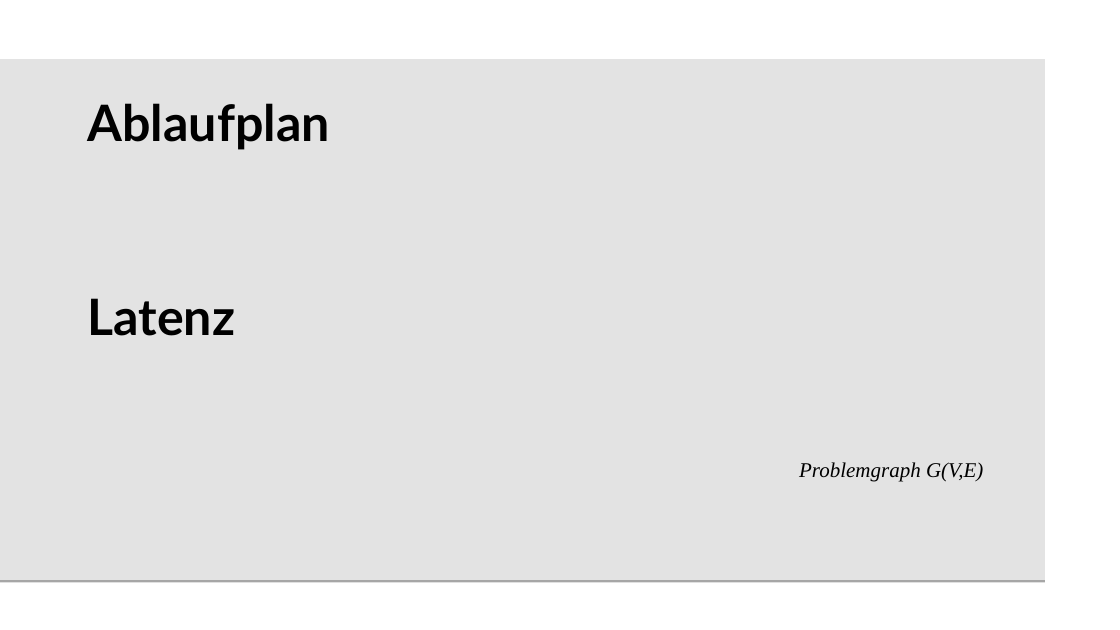
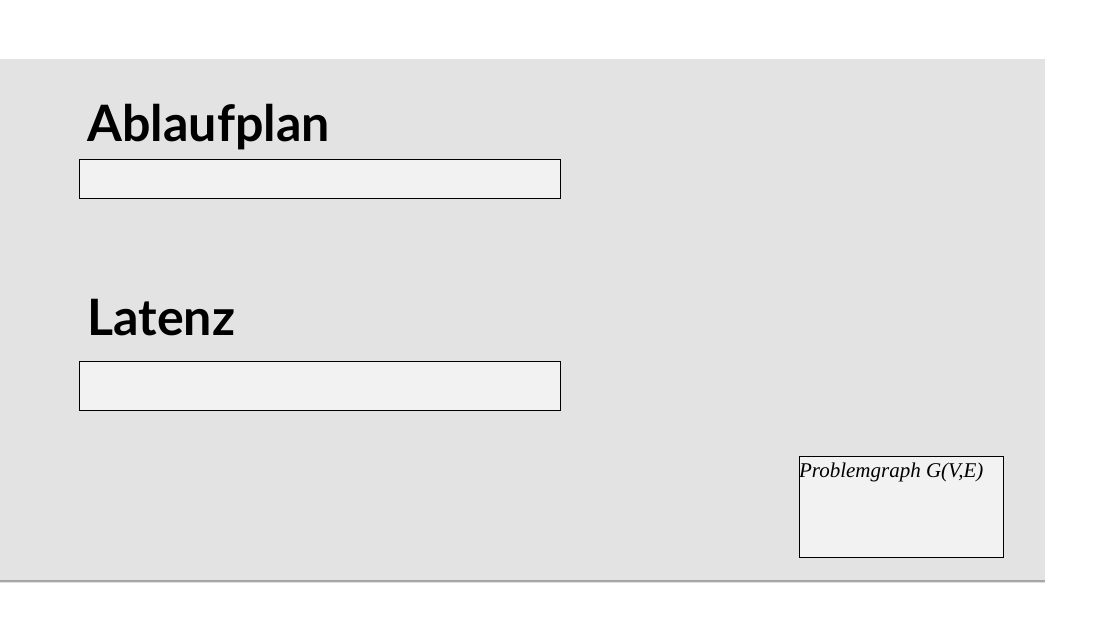
Before and after one commit to beLipinski/HW2, a slide deck: slide 5 of Presentation/Sharing and Binding for General Circuits.odp (slide 4 before the commit). Drawn at 1120x630 pixels with LibreOffice and Linux fonts; fonts in the diff are those of the drawing; background and template pictures are left out. Boxes give left, top, right and bottom in pixels: in the first picture for what was removed or moved away, otherwise in the second. Text is boxed around its words. In the diff, an @@ line names an element or a change of style, - is before the commit and + after.

```diff
--- a/Presentation/Sharing and Binding for General Circuits.odp
+++ b/Presentation/Sharing and Binding for General Circuits.odp
@@ rectangle added at [79, 160, 560, 199], fill #F2F2F2, outline #000000 0.74 pt @@
@@ rectangle added at [79, 361, 560, 410], fill #F2F2F2, outline #000000 0.74 pt @@
@@ rectangle "Problemgraph G(V,E)": place and size @@
-rectangle "Problemgraph G(V,E)" at [799, 462, 983, 481]
+rectangle "Problemgraph G(V,E)" at [799, 456, 1003, 558]
@@ rectangle "Problemgraph G(V,E)" at [799, 456, 1003, 558]: fill none to #F2F2F2; outline none to #000000 0.74 pt @@
```
Also in this commit, not shown: 5 other slides changed, 2 slides added, 1 other file.
